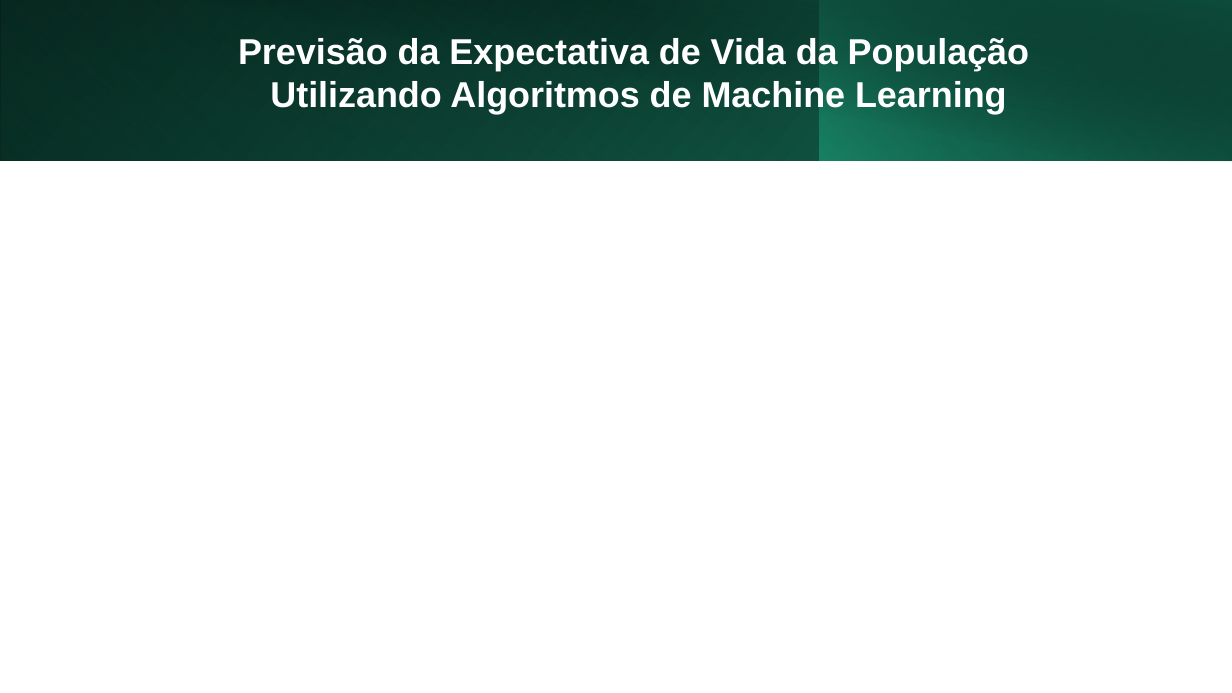
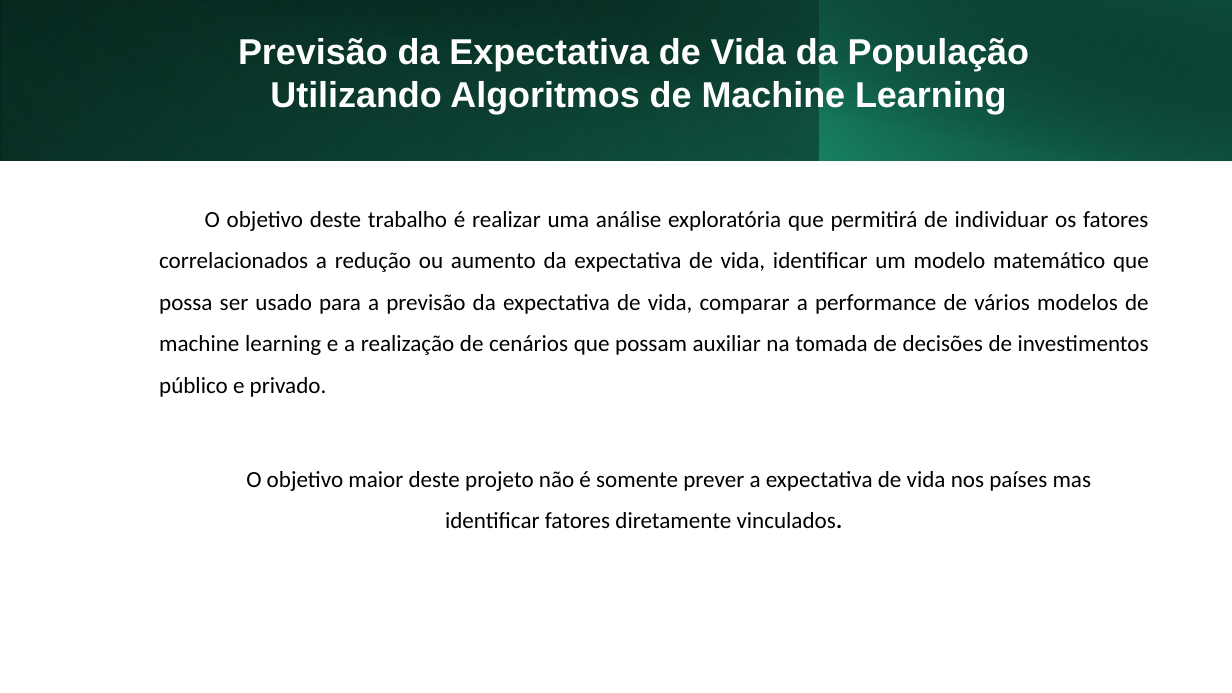
Before and after one commit to alessandra-barbosa/life_expectancy_prediction, a slide deck: slide 3 of pdf/life_expectancy.pptx (slide 2 before the commit). Drawn at 1232x693 pixels with LibreOffice and Linux fonts; fonts in the diff are those of the drawing. Boxes give left, top, right and bottom in pixels: in the first picture for what was removed or moved away, otherwise in the second. Text is boxed around its words. In the diff, an @@ line names an element or a change of style, - is before the commit and + after.

```diff
--- a/pdf/life_expectancy.pptx
+++ b/pdf/life_expectancy.pptx
@@ text added at bbox=[159, 211, 1149, 397], 18 pt, text #000000 @@
+O objetivo deste trabalho é realizar uma análise exploratória que permitirá de individuar os fatores correlacionados a redução ou aumento da expectativa de vida, identificar um modelo matemático que possa ser usado para a previsão da expectativa de vida, comparar a performance de vários modelos de machine learning e a realização de cenários que possam auxiliar na tomada de decisões de investimentos público e privado.
@@ text added at bbox=[246, 471, 1092, 528], 18 pt, text #000000 @@
+O objetivo maior deste projeto não é somente prever a expectativa de vida nos países mas identificar fatores diretamente vinculados.
```
Also in this commit, not shown: 4 slides added, 2 slides removed, 3 other files.
